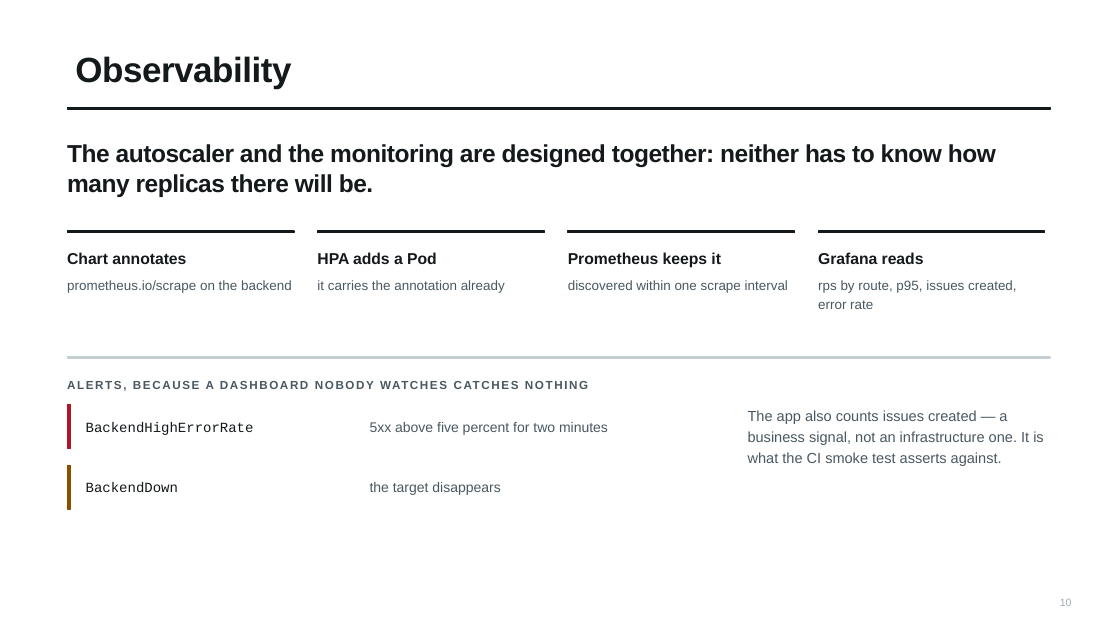
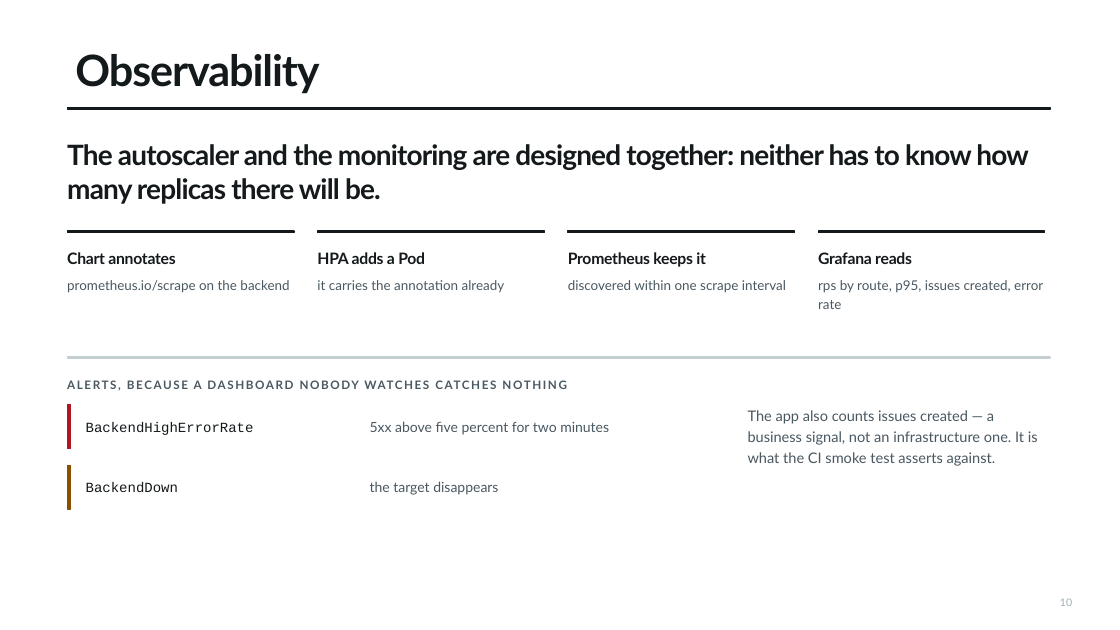
Before and after one commit to RAJVEER42/DevOps, a slide deck: slide 10 of Final DevOps Project/demo/slides.pptx. Drawn at 1120x630 pixels with LibreOffice and Linux fonts; fonts in the diff are those of the drawing. Boxes give left, top, right and bottom in pixels: in the first picture for what was removed or moved away, otherwise in the second. Text is boxed around its words. In the diff, an @@ line names an element or a change of style, - is before the commit and + after.

Commit message:
Set the deck in Libre Franklin and fix the type hierarchy
Every level was Arial at one of two weights, with the three table sizes a
point apart, so the slides read as bold body text rather than typeset pages.

Libre Franklin carries the display voice, slide titles go to 37pt with tighter
tracking, the table ramp opens to 17/13.5/11.5, and the column rule is lighter
than the title rule instead of matching it.

```diff
--- a/Final DevOps Project/demo/slides.pptx
+++ b/Final DevOps Project/demo/slides.pptx
@@ title "Observability" at (75,54,319,94): size 30 to 37 pt, font Arial to Lato, letter spacing -0.4 to -0.9 pt @@
@@ text "The autoscaler and the monitoring ..." at (67,144,1028,204): size 21 to 24 pt, font Arial to Lato, letter spacing -0.4 to -0.7 pt; line spacing 1.05 to 1.03 @@
@@ font Arial to Lato, letter spacing 0 to -0.2 pt in 4 elements at (67,252,175,264), (317,252,425,264), (568,252,706,267), (818,252,912,264) @@
@@ font Arial to Lato in 8 elements at (67,280,289,293), (317,280,505,293), (568,280,786,293), (818,280,1043,309), (67,380,75,389), (370,421,609,435), (370,481,498,495), (748,410,1038,466) @@
```
Also in this commit, not shown: 12 other slides changed, 2 other files.
